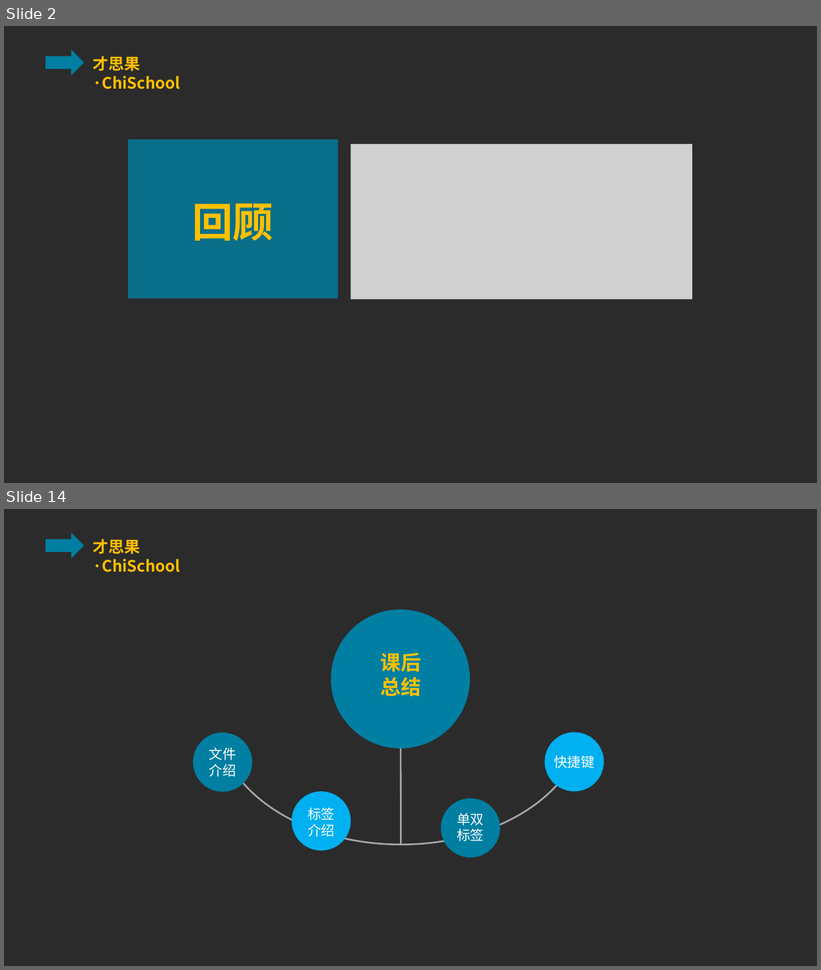
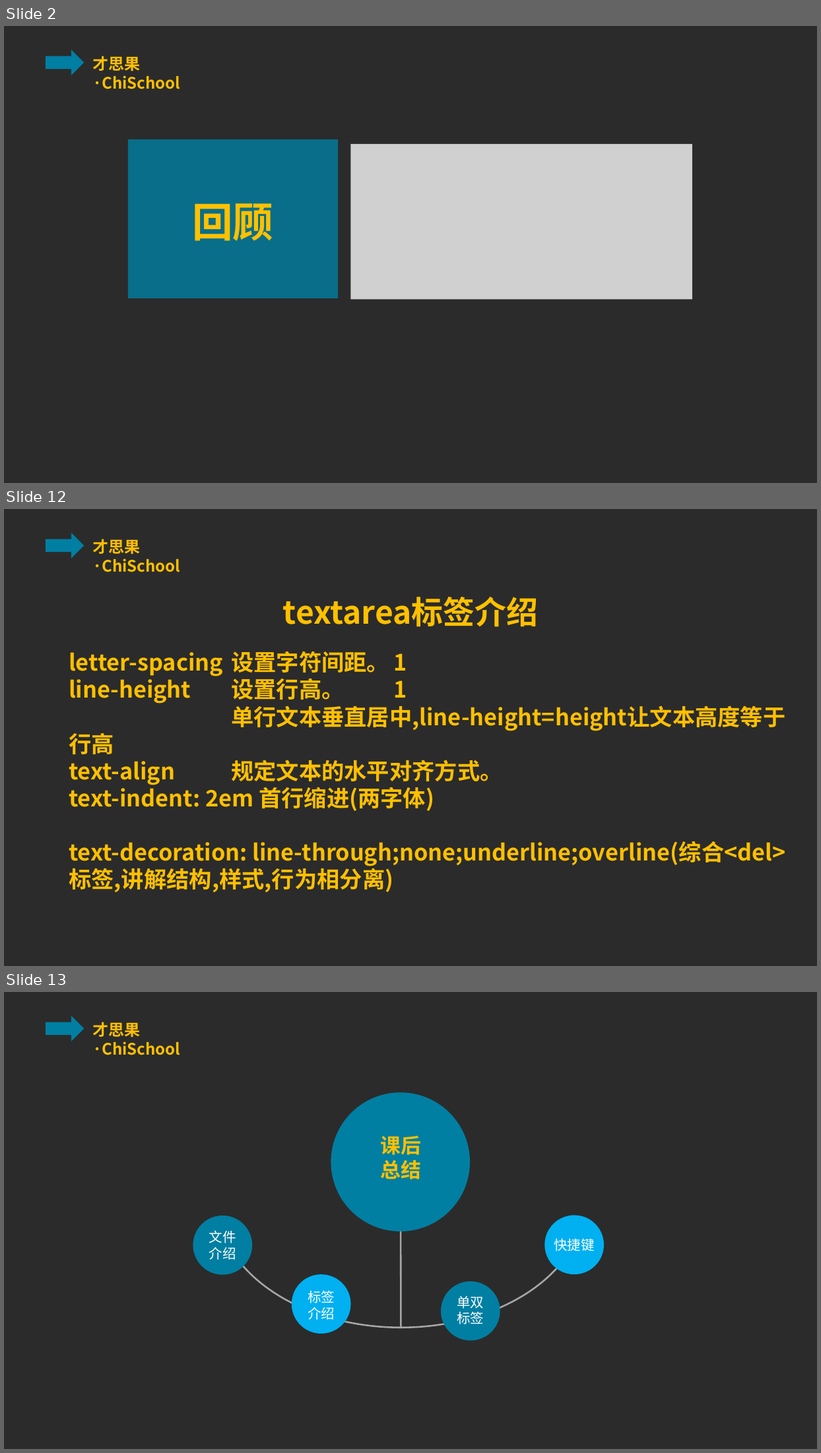
Before and after one commit to ppliu1987/chichool, a slide deck: html/class/lesson_five/lesson_five.pptx. Shown one above the other, each under a label of ours: slides 2 and 14 before the commit, slides 2, 12 and 13 after it; the slides between them are not shown. The pictures are 821x970 and 821x1453 pixels, drawn with LibreOffice and Linux fonts; fonts in the diff are those of the drawing; grey boxes stand for pictures; background and template pictures are left out; a plain dark background stands for a picture behind light text. Boxes give left, top, right and bottom in pixels: in the first picture for what was removed or moved away, otherwise in the second. Text is boxed around its words. In the diff, an @@ line names an element or a change of style, - is before the commit and + after.

```diff
--- a/html/class/lesson_five/lesson_five.pptx
+++ b/html/class/lesson_five/lesson_five.pptx
@@ slide 12 added at [4,509,817,966], background picture (left out); not listed: 2 template elements that a slide beside it also shows @@
@@ text added at [283,597,538,627], 28 pt, text #FFC000, bold @@
+textarea标签介绍
@@ text added at [69,651,785,892], 20 pt, text #FFC000, bold @@
+letter-spacing 设置字符间距。 1
+line-height 设置行高。 1
+单行文本垂直居中,line-height=height让文本高度等于行高
+text-align 规定文本的水平对齐方式。
+text-indent: 2em 首行缩进(两字体)
+text-decoration: line-through;none;underline;overline(综合<del>标签,讲解结构,样式,行为相分离)
@@ what was slide 14 is now slide 13 @@
```
Also in this commit, not shown: 2 slides changed, 8 other slides added, 10 slides removed, 3 other files.
